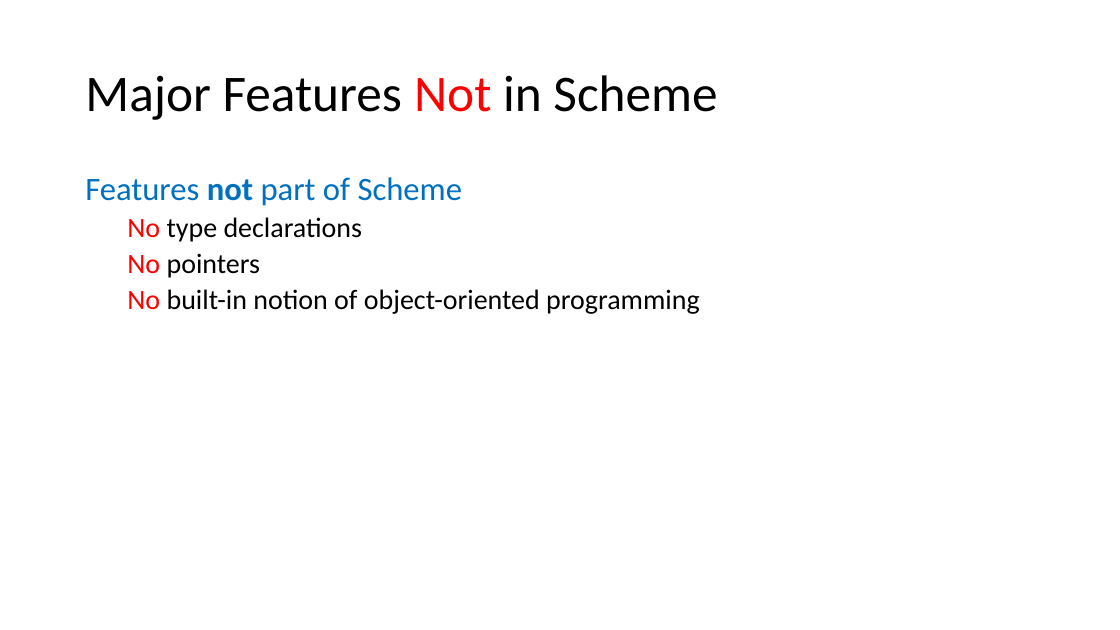
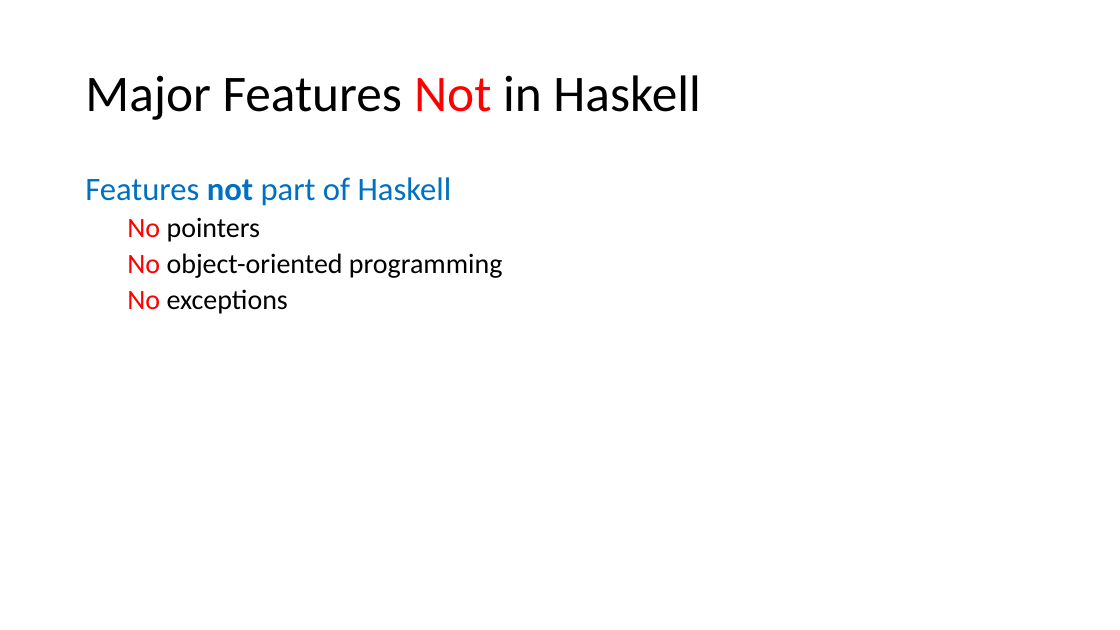
Before and after one commit to tjd1234/cmpt383summer2022, a slide deck: slide 19 of docs/languages/haskell/haskell1990.pptx (slide 18 before the commit). Drawn at 1120x630 pixels with LibreOffice and Linux fonts; fonts in the diff are those of the drawing. Boxes give left, top, right and bottom in pixels: in the first picture for what was removed or moved away, otherwise in the second. Text is boxed around its words. In the diff, an @@ line names an element or a change of style, - is before the commit and + after.

```diff
--- a/docs/languages/haskell/haskell1990.pptx
+++ b/docs/languages/haskell/haskell1990.pptx
@@ title at (x1=85, y1=75, x2=700, y2=120): text changed @@
-Major Features Not in Scheme
+Major Features Not in Haskell
@@ text at (x1=85, y1=177, x2=452, y2=206): text changed @@
-Features not part of Scheme
-  No type declarations
+Features not part of Haskell
@@ text at (x1=127, y1=253, x2=503, y2=314): text changed @@
-  No built-in notion of object-oriented programming
+  No object-oriented programming
+  No exceptions
```
Also in this commit, not shown: 9 other slides changed, 1 slide added, 1 slide removed, 4 other files.
